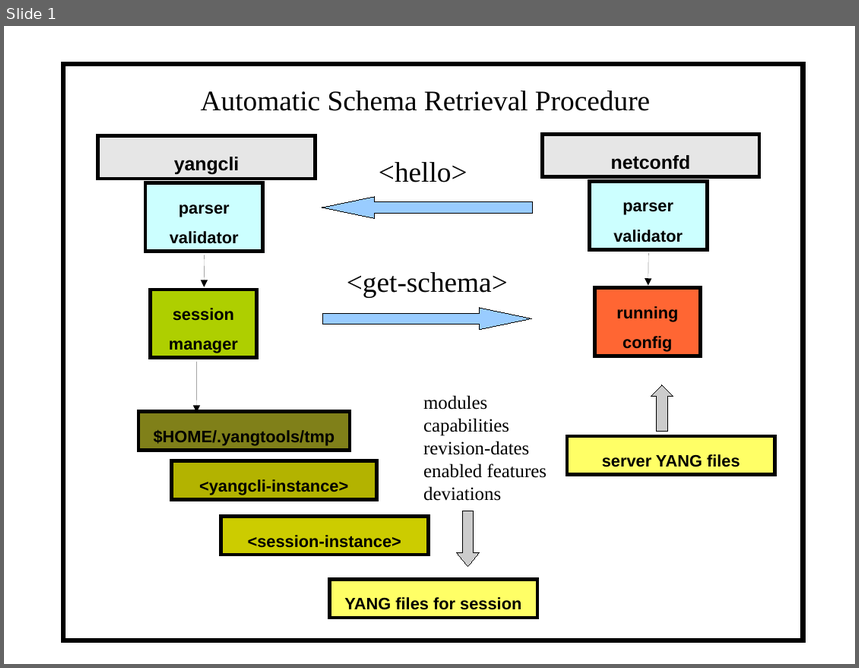
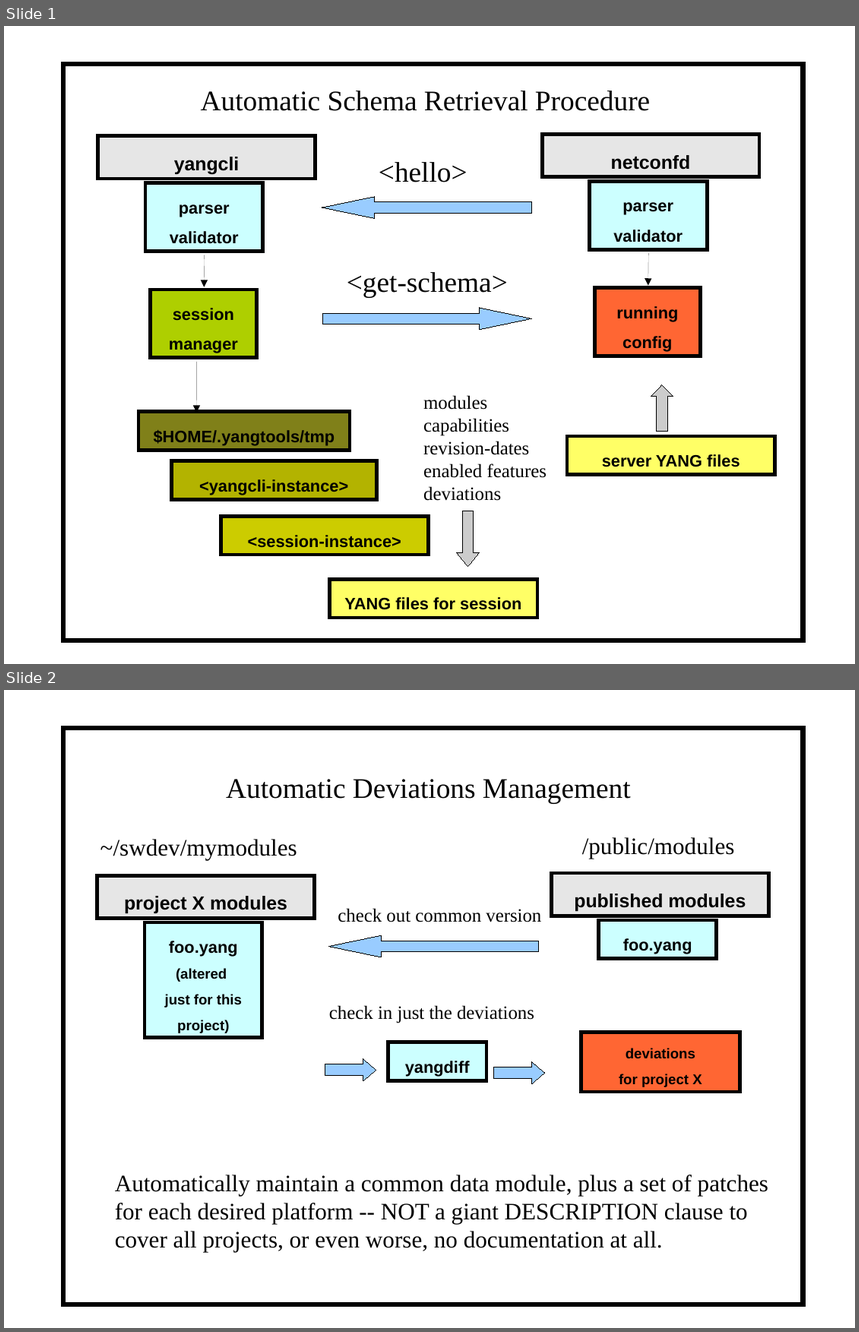
Before and after one commit to vlvassilev/yuma123, a slide deck: netconf/doc/netconfcentral_slides/autoload_flow.odp. Shown one above the other, each under a label of ours: slide 1 before the commit, slides 1 and 2 after it. The pictures are 859x668 and 859x1332 pixels, drawn with LibreOffice and Linux fonts; fonts in the diff are those of the drawing. Boxes give left, top, right and bottom in pixels: in the first picture for what was removed or moved away, otherwise in the second. Text is boxed around its words. In the diff, an @@ line names an element or a change of style, - is before the commit and + after.

```diff
--- a/netconf/doc/netconfcentral_slides/autoload_flow.odp
+++ b/netconf/doc/netconfcentral_slides/autoload_flow.odp
@@ slide 2 added at (x1=4, y1=690, x2=855, y2=1328), background #FFFFFF; not listed: 1 template element that a slide beside it also shows @@
@@ text added at (x1=226, y1=779, x2=631, y2=803), 24 pt, text #000000 @@
+Automatic Deviations Management
@@ text added at (x1=101, y1=839, x2=297, y2=860), 20 pt, text #000000 @@
+~/swdev/mymodules
@@ text added at (x1=582, y1=837, x2=735, y2=859), 20 pt, text #000000 @@
+/public/modules
@@ rectangle added at (x1=97, y1=875, x2=315, y2=918), fill #E6E6E6, outline #000000 3 pt, 16 pt, text #000000, bold @@
+project X modules
@@ rectangle added at (x1=551, y1=873, x2=769, y2=916), fill #E6E6E6, outline #000000 3 pt, 16 pt, text #000000, bold @@
+published modules
@@ text added at (x1=338, y1=908, x2=541, y2=923), 16 pt, text #000000 @@
+check out common version
@@ rectangle added at (x1=145, y1=923, x2=262, y2=1037), fill #CCFFFF, outline #000000 3 pt, 12 pt, text #000000, bold @@
+foo.yang
+(altered
+just for this project)
@@ right arrow added at (x1=329, y1=936, x2=538, y2=958), fill #99CCFF, outline #000000 0 pt @@
@@ rectangle added at (x1=599, y1=920, x2=716, y2=958), fill #CCFFFF, outline #000000 3 pt, 14 pt, text #000000, bold @@
+foo.yang
@@ text added at (x1=329, y1=1005, x2=534, y2=1024), 16 pt, text #000000 @@
+check in just the deviations
@@ rectangle added at (x1=388, y1=1043, x2=487, y2=1081), fill #CCFFFF, outline #000000 3 pt, 14 pt, text #000000, bold @@
+yangdiff
@@ rectangle added at (x1=581, y1=1032, x2=740, y2=1092), fill #FF6633, outline #000000 3 pt, 12 pt, text #000000, bold @@
+deviations
+for project X
@@ right arrow added at (x1=325, y1=1059, x2=376, y2=1081), fill #99CCFF, outline #000000 0 pt @@
@@ right arrow added at (x1=494, y1=1062, x2=545, y2=1084), fill #99CCFF, outline #000000 0 pt @@
@@ text added at (x1=115, y1=1175, x2=769, y2=1252), 20 pt, text #000000 @@
+Automatically maintain a common data module, plus a set of patches
+for each desired platform -- NOT a giant DESCRIPTION clause to
+cover all projects, or even worse, no documentation at all.
```
Also in this commit, not shown: 1 other slide added, 11 other files.
